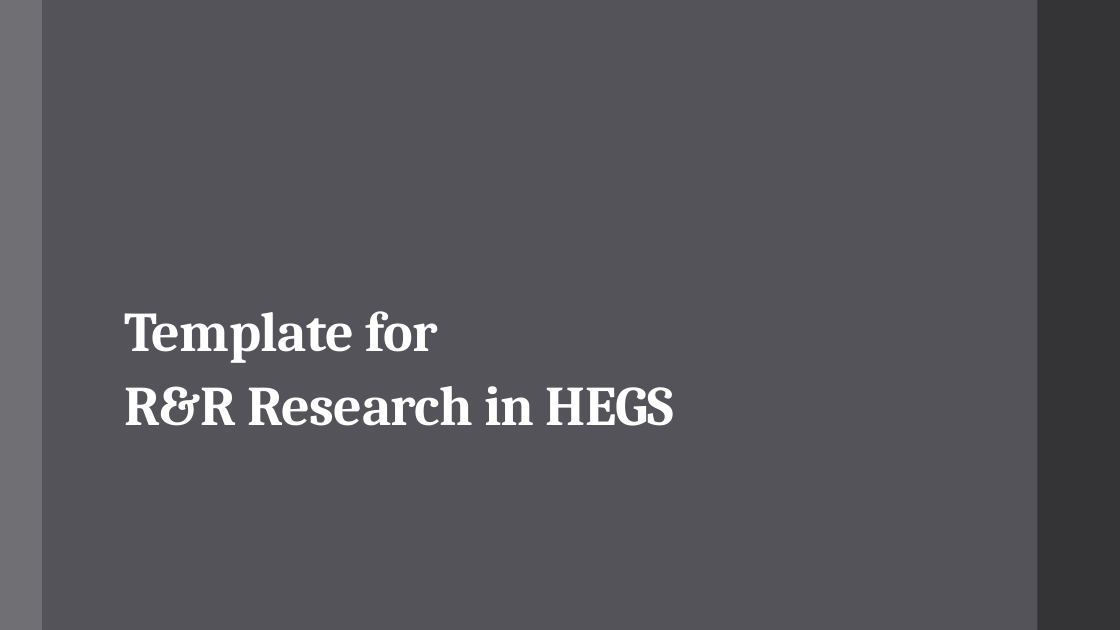
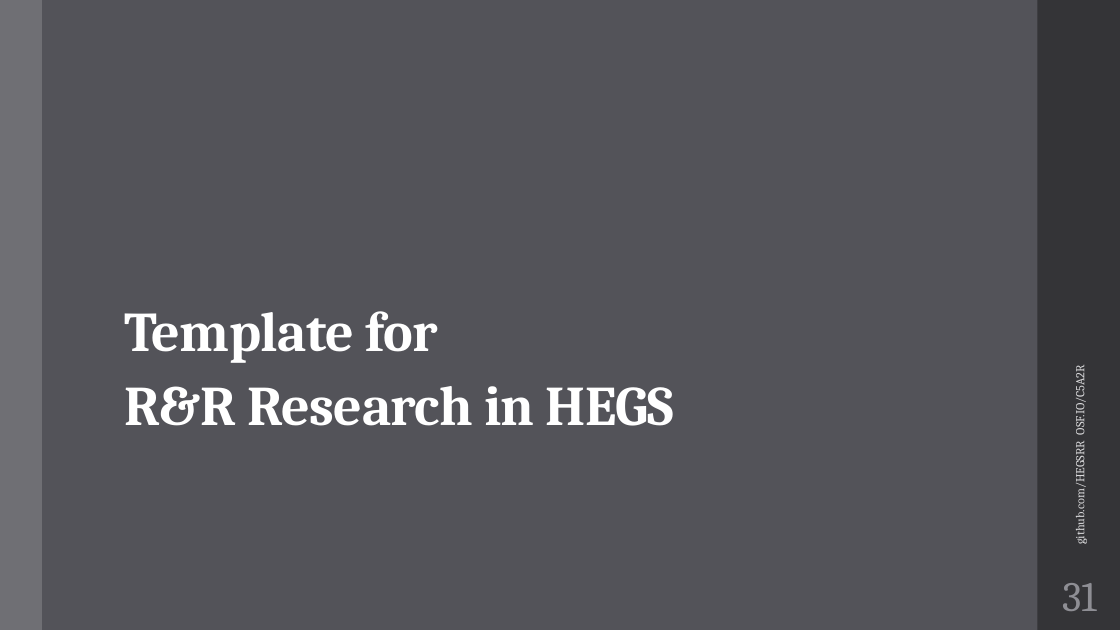
Before and after one commit to HEGSRR/UCGIS-Workshop, a slide deck: slide 31 of 01_Introduction.pptx (slide 30 before the commit). Drawn at 1120x630 pixels with LibreOffice and Linux fonts; fonts in the diff are those of the drawing. Boxes give left, top, right and bottom in pixels: in the first picture for what was removed or moved away, otherwise in the second. Text is boxed around its words. In the diff, an @@ line names an element or a change of style, - is before the commit and + after.

```diff
--- a/01_Introduction.pptx
+++ b/01_Introduction.pptx
@@ text added at [1071, 372, 1087, 542], 10.5 pt, text #D9D9DB @@
+github.com/HEGSRR OSF.IO/C5A2R
@@ page number added at [1062, 583, 1097, 611], 36 pt, text #8E8E94 @@
+31
```
Also in this commit, not shown: 45 other slides changed, 2 slides added, 1 slide removed, 3 other files.
